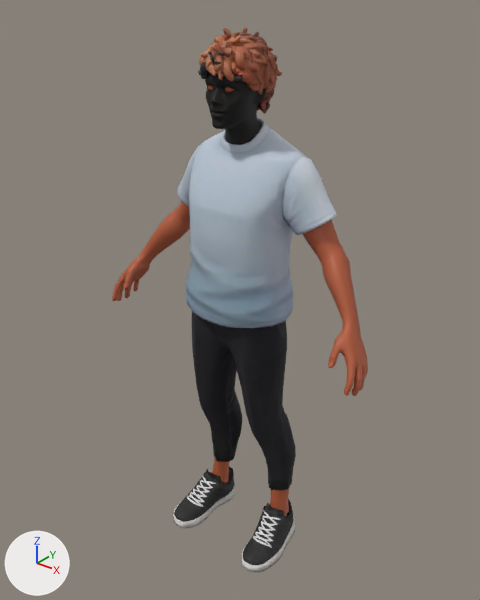
Before and after pictures for a commit that changed the glTF model public/models/character.glb.
The view is the same before and after, from a camera (50 mm lens) standing at (1.293, -1.626, 2.011) and looking at (-0.011, 0.004, 1.0). The lights are fixed; the arrows at lower left show +X, +Y and +Z. Vertices at the same position are counted once.

The older version as bpy lines, for what is in view:
```python
ob_eyeleft = bpy.data.objects.new('EyeLeft', me_eyeleft)
ob_eyeleft.location = (0.0, 0.0, 0.0)
ob_eyeright = bpy.data.objects.new('EyeRight', me_eyeright)
ob_eyeright.location = (0.0, 0.0, 0.0)
ob_wolf3d_hair = bpy.data.objects.new('Wolf3D_Hair', me_wolf3d_hair)
ob_wolf3d_hair.location = (0.0, 0.0, 0.0)
ob_wolf3d_head = bpy.data.objects.new('Wolf3D_Head', me_wolf3d_head)
ob_wolf3d_head.location = (0.0, 0.0, 0.0)
ob_wolf3d_outfit_footwear = bpy.data.objects.new('Wolf3D_Outfit_Footwear', me_wolf3d_outfit_footwear)
ob_wolf3d_outfit_footwear.location = (0.0, 0.0, 0.0)
# also in view: 'Wolf3D_Outfit_Bottom' at (0.0, -0.005, 0.659); 'Wolf3D_Outfit_Top' at (0.0, -0.012, 1.299); 'Wolf3D_Body' at (0.0, -0.019, 0.713)
```
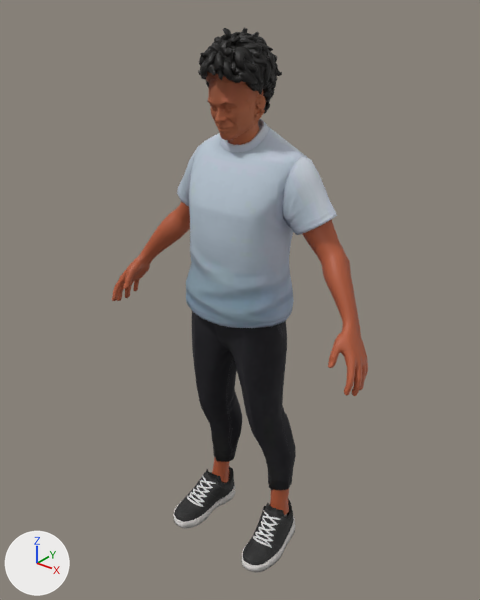
Boxes (x1, y1, x2, y2) around the edits, measured in the pictures (480 x 600 px):
'Wolf3D_Hair', surface changed (brown to black)
    both: (199, 27, 282, 114)
'Wolf3D_Head', surface changed, reshaped, moved, turned, rescaled (black to brown)
    before: (205, 71, 266, 145)
    after: (206, 71, 266, 145)
'EyeLeft', deleted
    before: (225, 87, 234, 92)
'EyeRight', deleted
    before: (208, 85, 214, 89)
part 1 of me_wolf3d_head, added (brown)
    after: (206, 71, 266, 145)
part 2 of me_wolf3d_head, deleted (black)
    before: (205, 71, 266, 145)

The change, as a diff of the scene's bpy script:
```diff
--- a/public/models/character.glb.py
+++ b/public/models/character.glb.py
@@ mat_wolf3d_skin @@
 mat_wolf3d_skin = principled_material('Wolf3D_Skin')
-mat_wolf3d_skin.texture = img_basecolor_001
+mat_wolf3d_skin.texture = img_basecolor_002  # with its transparency
 mat_wolf3d_skin.roughness = 0.7
@@ mat_wolf3d_hair @@
 n2 = _N.new('ShaderNodeTexImage'); n2.name = 'Image Texture'
-n2.image = img_basecolor_002
+n2.image = img_basecolor_001
 n3 = _N.new('ShaderNodeNormalMap'); n3.name = 'Normal Map'
@@ mat_wolf3d_hair @@
 n0 = _N.new('ShaderNodeBsdfPrincipled'); n0.name = 'Principled BSDF'
 _L.new(n4.outputs[0], n3.inputs[1])  # 'Color' to 'Color'
+_L.new(n2.outputs[1], n0.inputs[4])  # 'Alpha' to 'Alpha'
@@ mat_wolf3d_skin_001 @@
+mat_wolf3d_skin_001 = principled_material('Wolf3D_Skin.001')
+mat_wolf3d_skin_001.texture = img_basecolor_002  # with its transparency
+mat_wolf3d_skin_001.roughness = 0.7
@@ me_wolf3d_head @@
 # used by ob_wolf3d_head; location = (0.0, 0.0, 0.0)
-me_wolf3d_head.from_pydata(...)  # 2060 vertices, 4094 faces; spans x -0.096..0.096, y -0.139..0.087, z 1.521..1.833
+me_wolf3d_head.from_pydata(...)  # 5651 vertices, 11012 faces; spans x -0.498..0.307, y -0.324..0.519, z -0.755..0.355
+# me_wolf3d_head part 1: 5651 vertices added at x -0.498..0.307, y -0.324..0.519, z -0.755..0.355
+# me_wolf3d_head part 2: 2060 vertices removed from x -0.096..0.096, y -0.139..0.087, z 1.521..1.833
 me_wolf3d_head.materials.append(mat_wolf3d_skin)
+me_wolf3d_head.materials.append(mat_wolf3d_skin_001)  # picture img_basecolor_002
@@ ob_eyeleft @@
-ob_eyeleft = bpy.data.objects.new('EyeLeft', me_eyeleft)
-ob_eyeleft.location = (0.0, 0.0, 0.0)
@@ ob_eyeright @@
-ob_eyeright = bpy.data.objects.new('EyeRight', me_eyeright)
-ob_eyeright.location = (0.0, 0.0, 0.0)
@@ ob_wolf3d_head @@
 ob_wolf3d_head = bpy.data.objects.new('Wolf3D_Head', me_wolf3d_head)
-ob_wolf3d_head.location = (0.0, 0.0, 0.0)
+ob_wolf3d_head.location = (-0.002, -0.036, 1.696)
+ob_wolf3d_head.rotation_euler = (0.0, 0.0, -0.64)  # degrees (0, 0, -37)
+ob_wolf3d_head.scale = (0.267, 0.267, 0.267)
```
